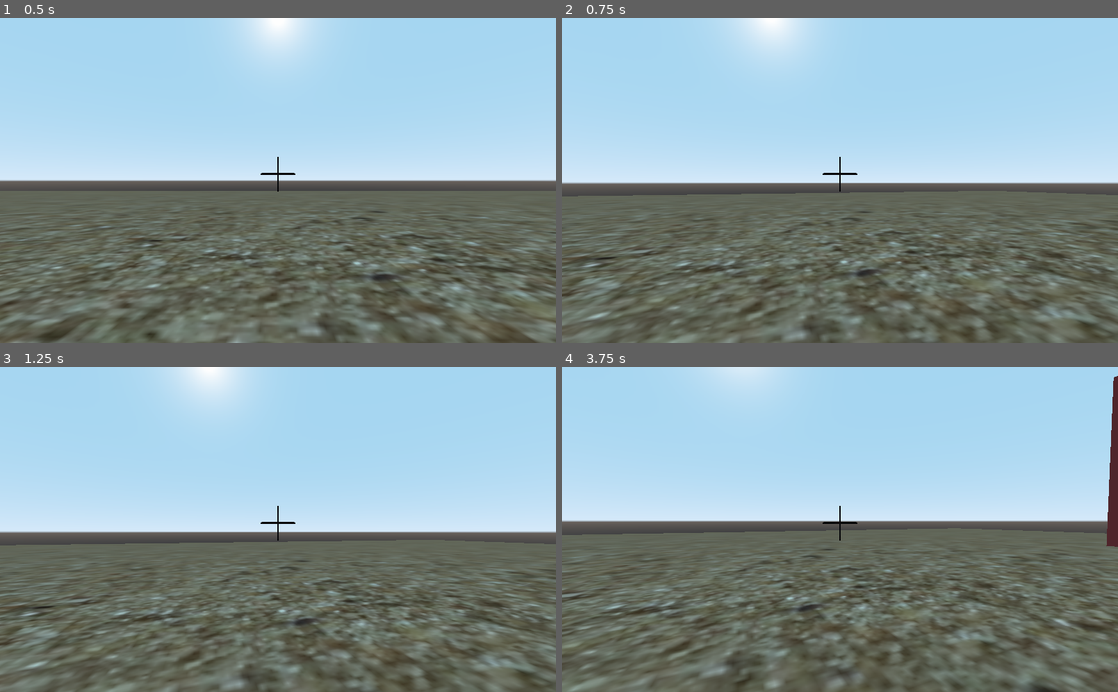
Above: before the commit, frames 1-4 (two rows, left to right).
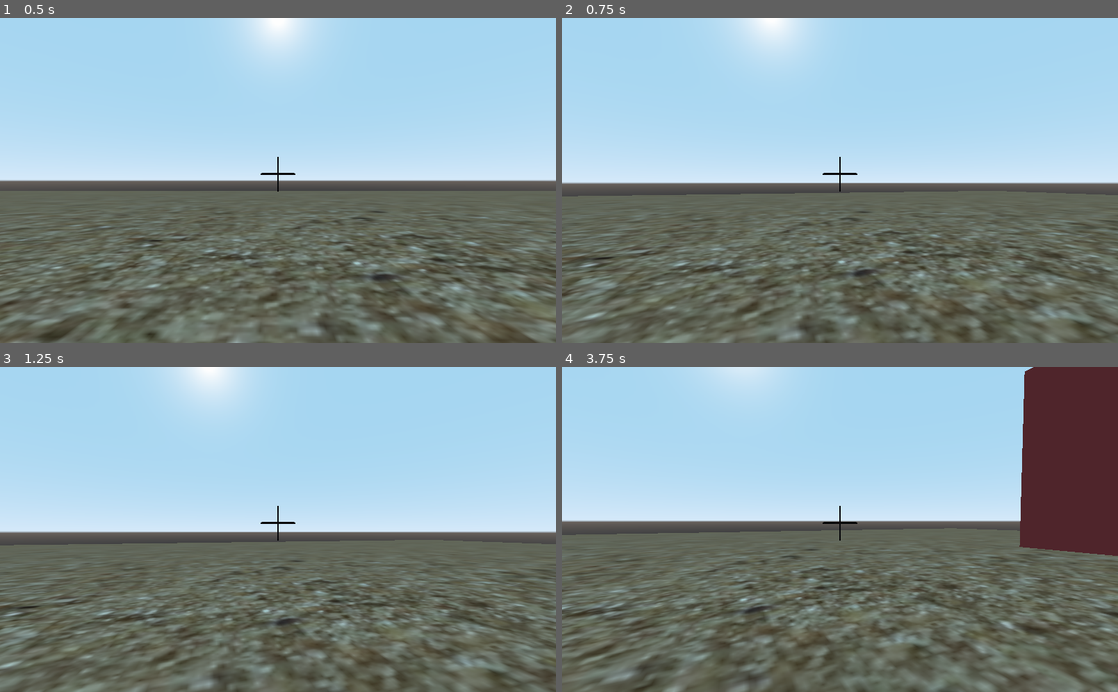
Above: after the commit, the same moments.

Repository: dongphuthanh/Basic-FPS-game-with-Godot-Engine
Game: Godot game, scene res://World.tscn
Two runs of this game, one before a commit and one after it. Both use one fixed random seed, a clock stepped at 60 frames per second and the inputs below. The engine's default icon, where the game draws it, is replaced by a stand-in: a white triangle on a blue panel in a dark square.
Inputs (mouse positions are in pixels of both pictures, inside the frame that each line leads up to):
- Up to frame 1 (0.5 s): no input
- Up to frame 2 (0.75 s): tap Enter at 0.5 s; move the mouse to (867, 180) at 0.52 s; press the mouse at (867, 180) at 0.53 s; hold D (move_right, bound only after the commit) from 0.53 s (still down)
- Up to frame 3 (1.25 s): keep holding D (move_right, bound only after the commit)
- Up to frame 4 (3.75 s): move the mouse to (812, 529) at 1.27 s; release D (move_right, bound only after the commit) at 1.28 s; release the mouse at (812, 529) at 1.28 s; hold S (move_back) 1.28-2.03 s; tap W (move_foward) at 1.35, 2.85 s; move the mouse to (851, 523) at 2.02 s; press the mouse at (851, 523) at 2.03 s; hold D (move_right, bound only after the commit) 2.03-3.53 s; move the mouse to (834, 536) at 2.77 s; release the mouse at (834, 536) at 2.78 s; move the mouse to (878, 532) at 3.52 s; press the mouse at (878, 532) at 3.53 s; hold A (move_left) from 3.53 s (still down)

Frame 1 is identical in both runs. In frame 2, 1.7% of the frame differs, in the area x 0-100%, y 53-100%; in frame 3, 13%; in frame 4, 24%, in the area x 0-100%, y 0-100%.

Commit message:
Add files via upload

Diff:
--- a/FPS BASIC/project.godot
+++ b/FPS BASIC/project.godot
@@ -38,7 +38,7 @@
 }
 move_right={
 "deadzone": 0.5,
-"events": [ Object(InputEventKey,"resource_local_to_scene":false,"resource_name":"","device":0,"alt":false,"shift":false,"control":false,"meta":false,"command":false,"pressed":false,"scancode":83,"unicode":0,"echo":false,"script":null)
+"events": [ Object(InputEventKey,"resource_local_to_scene":false,"resource_name":"","device":0,"alt":false,"shift":false,"control":false,"meta":false,"command":false,"pressed":false,"scancode":68,"unicode":0,"echo":false,"script":null)
  ]
 }
 fire={
